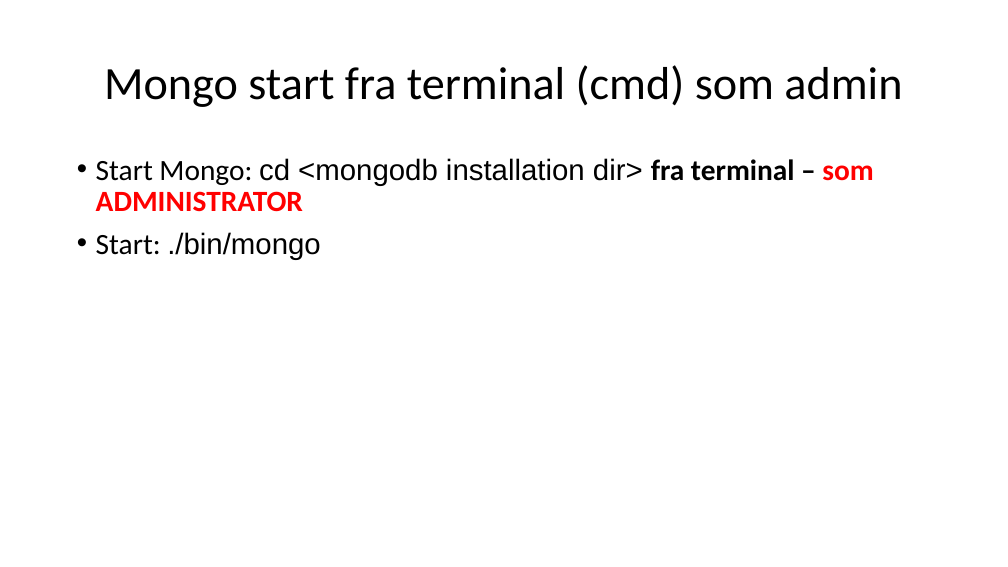
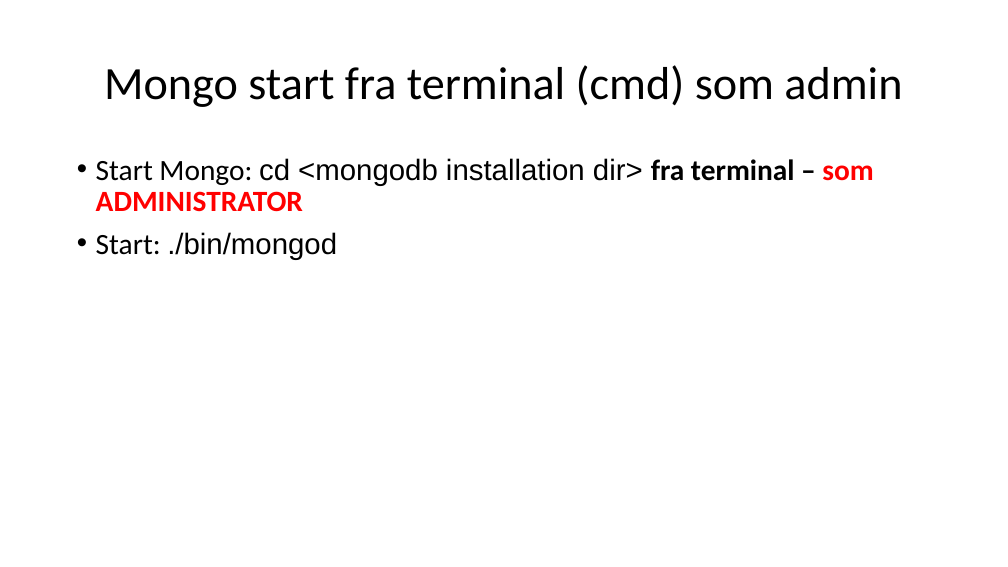
Before and after one commit to svl66/mongodb, a slide deck: slide 9 of MongoDB.pptx (slide 10 before the commit). Drawn at 1008x567 pixels with LibreOffice and Linux fonts; fonts in the diff are those of the drawing. Boxes give left, top, right and bottom in pixels: in the first picture for what was removed or moved away, otherwise in the second. Text is boxed around its words. In the diff, an @@ line names an element or a change of style, - is before the commit and + after.

```diff
--- a/MongoDB.pptx
+++ b/MongoDB.pptx
@@ text at box(96, 232, 337, 260): text changed @@
-• Start: ./bin/mongo
+• Start: ./bin/mongod
```
Also in this commit, not shown: 2 other slides changed.
